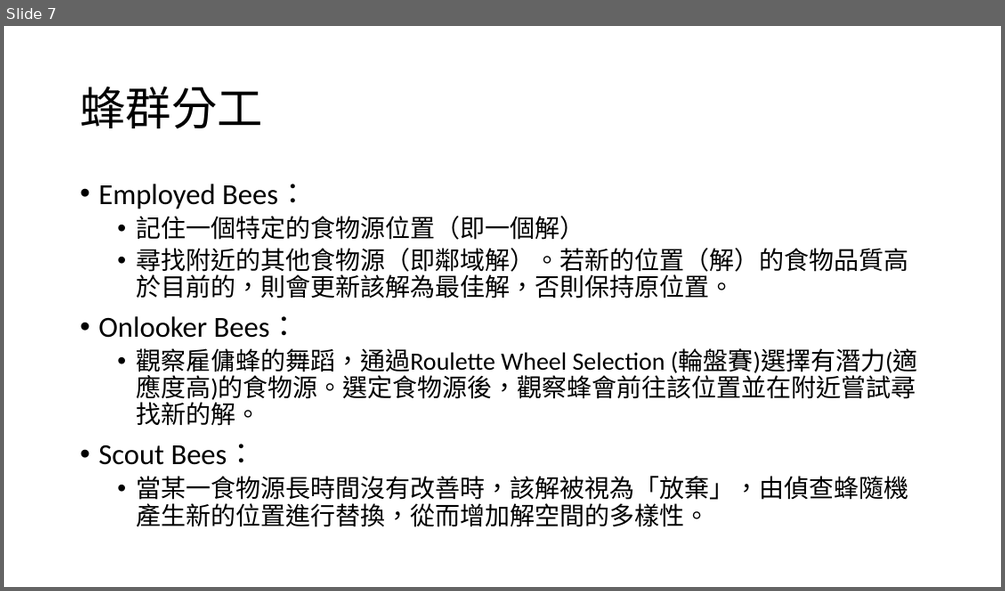
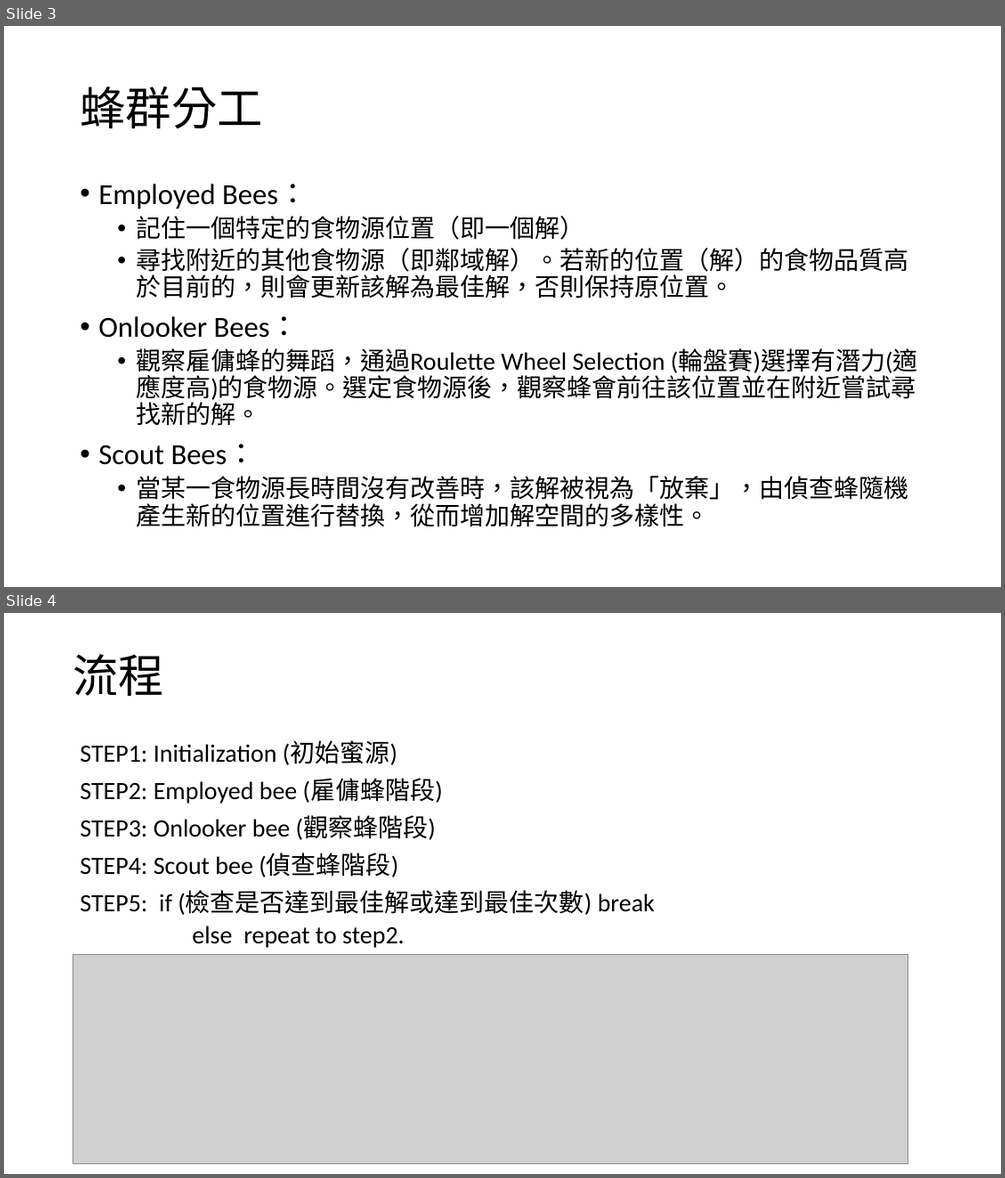
Before and after one commit to dreamakerChao/algorithm_final, a slide deck: 高等演算法報告.pptx. Shown one above the other, each under a label of ours: slide 7 before the commit, slides 3 and 4 after it. The pictures are 1005x591 and 1005x1178 pixels, drawn with LibreOffice and Linux fonts; fonts in the diff are those of the drawing; grey boxes stand for pictures. Boxes give left, top, right and bottom in pixels: in the first picture for what was removed or moved away, otherwise in the second. Text is boxed around its words. In the diff, an @@ line names an element or a change of style, - is before the commit and + after.

```diff
--- a/高等演算法報告.pptx
+++ b/高等演算法報告.pptx
@@ slide 4 added at (4,613,1001,1174), background #FFFFFF @@
@@ title added at (73,654,164,696), 44 pt, text #000000 @@
+流程
@@ text added at (80,741,655,948), 24 pt, text #000000 @@
+STEP1: Initialization (初始蜜源)
+STEP2: Employed bee (雇傭蜂階段)
+STEP3: Onlooker bee (觀察蜂階段)
+STEP4: Scout bee (偵查蜂階段)
+STEP5: if (檢查是否達到最佳解或達到最佳次數) break
+      else repeat to step2.
@@ picture added at (73,955,908,1163) @@
@@ what was slide 7 is now slide 3 @@
```
Also in this commit, not shown: 3 slides changed, 1 other slide added, 6 slides removed, 2 other files.
